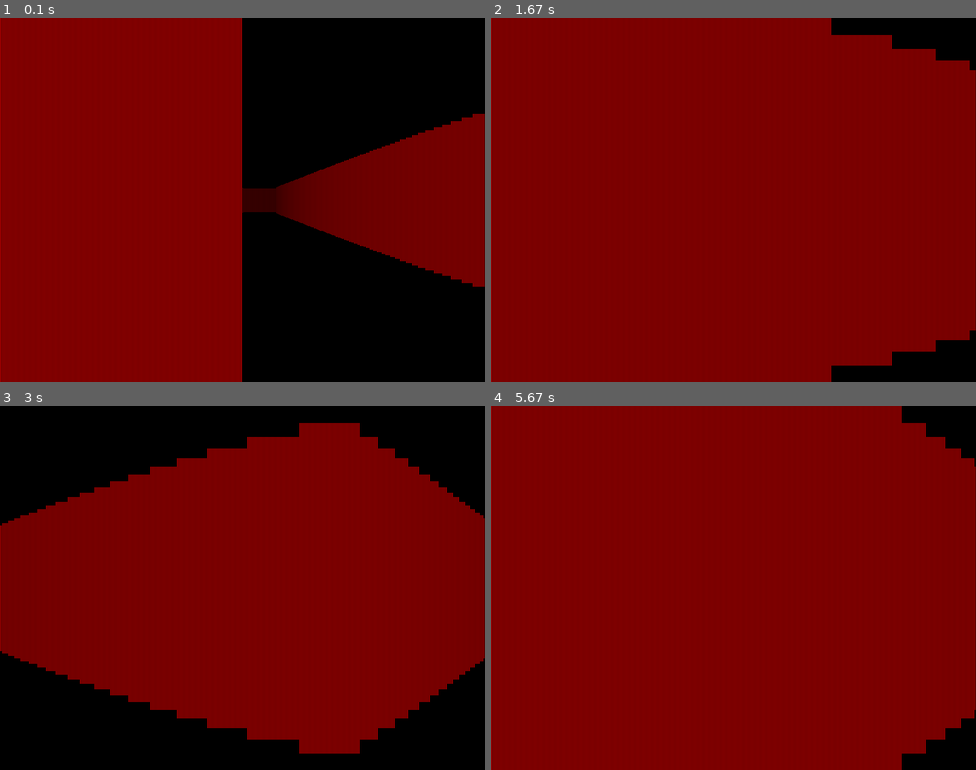
Above: before the commit, frames 1-4 (two rows, left to right).
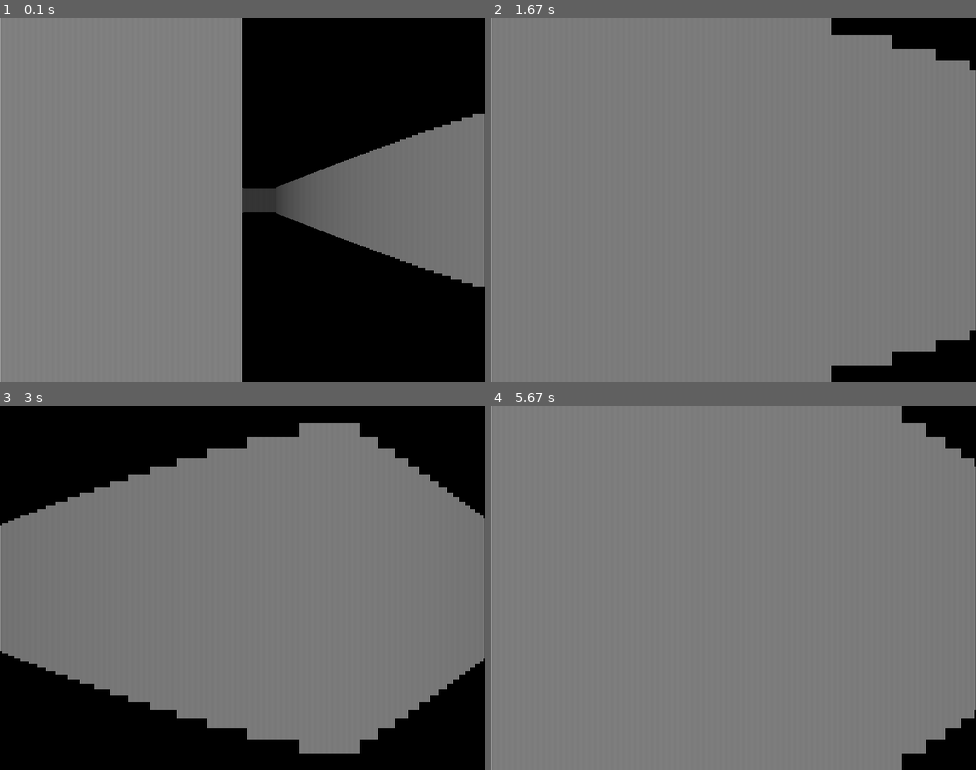
Above: after the commit, the same moments.

Repository: AceCJM/doom-like-game-engine-in-python
Game: pygame game, started from example_game/__main__.py
Two runs of this game, one before a commit and one after it. Both use one fixed random seed, a clock stepped at 60 frames per second and the inputs below.
Inputs (mouse positions are in pixels of both pictures, inside the frame that each line leads up to):
- Up to frame 1 (0.1 s): no input
- Up to frame 2 (1.67 s): hold D 0.33-0.8 s; move the mouse to (714, 214) at 0.37 s; hold W 0.83-1.13 s; move the mouse to (888, 189) at 0.87 s; hold D 1.17-1.63 s; move the mouse to (617, 203) at 1.2 s
- Up to frame 3 (3 s): hold A 1.67-2.2 s; move the mouse to (92, 533) at 1.7 s; hold S 2.23-2.53 s; move the mouse to (315, 460) at 2.27 s; hold A 2.57-2.97 s; move the mouse to (300, 620) at 2.6 s
- Up to frame 4 (5.67 s): hold W 3-3.37 s; move the mouse to (607, 453) at 3.03 s; hold D 3.4-4.03 s; move the mouse to (743, 464) at 3.43 s; hold S 4.07-4.43 s; move the mouse to (617, 515) at 4.1 s; hold A 4.47-4.93 s; move the mouse to (709, 682) at 4.5 s; hold D 4.97-5.43 s; move the mouse to (738, 624) at 5 s; hold W from 5.47 s (still down); move the mouse to (733, 631) at 5.5 s

The runs differ from the first frame. In frame 1, 31% of the frame differs, in the area x 0-100%, y 0-100%; in frame 2, 48%; in frame 3, 33%; in frame 4, 49%.

Commit message:
Refactors movement checks and updates wall shading
Streamlines player movement logic for improved readability by collapsing multi-line conditionals and actions into single lines. Adjusts wall rendering to use grayscale shading based on distance, enhancing visual clarity and depth perception.

Diff:
--- a/engine/engine.py
+++ b/engine/engine.py
@@ -43,25 +43,17 @@
             if self.player:
                 if keys[pygame.K_w]:
                     # check if the player can move forward
-                    if self.game_map.is_position_valid(self.player.position[0] + 0.1 * math.cos(math.radians(self.player.position[2])),
-                                                       self.player.position[1] + 0.1 * math.sin(math.radians(self.player.position[2]))):
-                        self.player.move(0.1 * math.cos(math.radians(self.player.position[2])),
-                                     0.1 * math.sin(math.radians(self.player.position[2])))
+                    if self.game_map.is_position_valid(self.player.position[0] + 0.1 * math.cos(math.radians(self.player.position[2])), self.player.position[1] + 0.1 * math.sin(math.radians(self.player.position[2]))):
+                        self.player.move(0.1 * math.cos(math.radians(self.player.position[2])), 0.1 * math.sin(math.radians(self.player.position[2])))
                 if keys[pygame.K_s]:
-                    if self.game_map.is_position_valid(self.player.position[0] - 0.1 * math.cos(math.radians(self.player.position[2])),
-                                                       self.player.position[1] - 0.1 * math.sin(math.radians(self.player.position[2]))):
-                        self.player.move(-0.1 * math.cos(math.radians(self.player.position[2])),
-                                         -0.1 * math.sin(math.radians(self.player.position[2])))
+                    if self.game_map.is_position_valid(self.player.position[0] - 0.1 * math.cos(math.radians(self.player.position[2])), self.player.position[1] - 0.1 * math.sin(math.radians(self.player.position[2]))):
+                        self.player.move(-0.1 * math.cos(math.radians(self.player.position[2])), -0.1 * math.sin(math.radians(self.player.position[2])))
                 if keys[pygame.K_d]:
-                    if self.game_map.is_position_valid(self.player.position[0] - 0.05 * math.sin(math.radians(self.player.position[2])),
-                                                       self.player.position[1] + 0.05 * math.cos(math.radians(self.player.position[2]))):
-                        self.player.move(-0.05 * math.sin(math.radians(self.player.position[2])),
-                                         0.05 * math.cos(math.radians(self.player.position[2])))
+                    if self.game_map.is_position_valid(self.player.position[0] - 0.05 * math.sin(math.radians(self.player.position[2])), self.player.position[1] + 0.05 * math.cos(math.radians(self.player.position[2]))):
+                        self.player.move(-0.05 * math.sin(math.radians(self.player.position[2])), 0.05 * math.cos(math.radians(self.player.position[2])))
                 if keys[pygame.K_a]:
-                    if self.game_map.is_position_valid(self.player.position[0] + 0.05 * math.sin(math.radians(self.player.position[2])),
-                                                       self.player.position[1] - 0.05 * math.cos(math.radians(self.player.position[2]))):
-                        self.player.move(0.05 * math.sin(math.radians(self.player.position[2])),
-                                         -0.05 * math.cos(math.radians(self.player.position[2])))
+                    if self.game_map.is_position_valid(self.player.position[0] + 0.05 * math.sin(math.radians(self.player.position[2])), self.player.position[1] - 0.05 * math.cos(math.radians(self.player.position[2]))):
+                        self.player.move(0.05 * math.sin(math.radians(self.player.position[2])), -0.05 * math.cos(math.radians(self.player.position[2])))
             # Handle mouse movement for rotation
             if self.player:
                 rel_x, rel_y = pygame.mouse.get_rel()
@@ -84,10 +76,8 @@
                         if 0 <= target_x < map_length and 0 <= target_y < map_width:
                             if wall_data[target_y][target_x] == 1:  # Wall hit
                                 wall_height = max(1, int(600 / (depth * 0.1)))  # Simple perspective
-                                color = (255 - min(255, depth), 0, 0)  # Darker with distance
-                                pygame.draw.line(self.screen, color,
-                                                 (ray, 300 - wall_height // 2),
-                                                 (ray, 300 + wall_height // 2))
+                                color = (255 - min(255, depth), 255 - min(255, depth), 255 - min(255, depth))  # Darker with distance
+                                pygame.draw.line(self.screen, color, (ray, 300 - wall_height // 2), (ray, 300 + wall_height // 2))
                                 break
 
 
